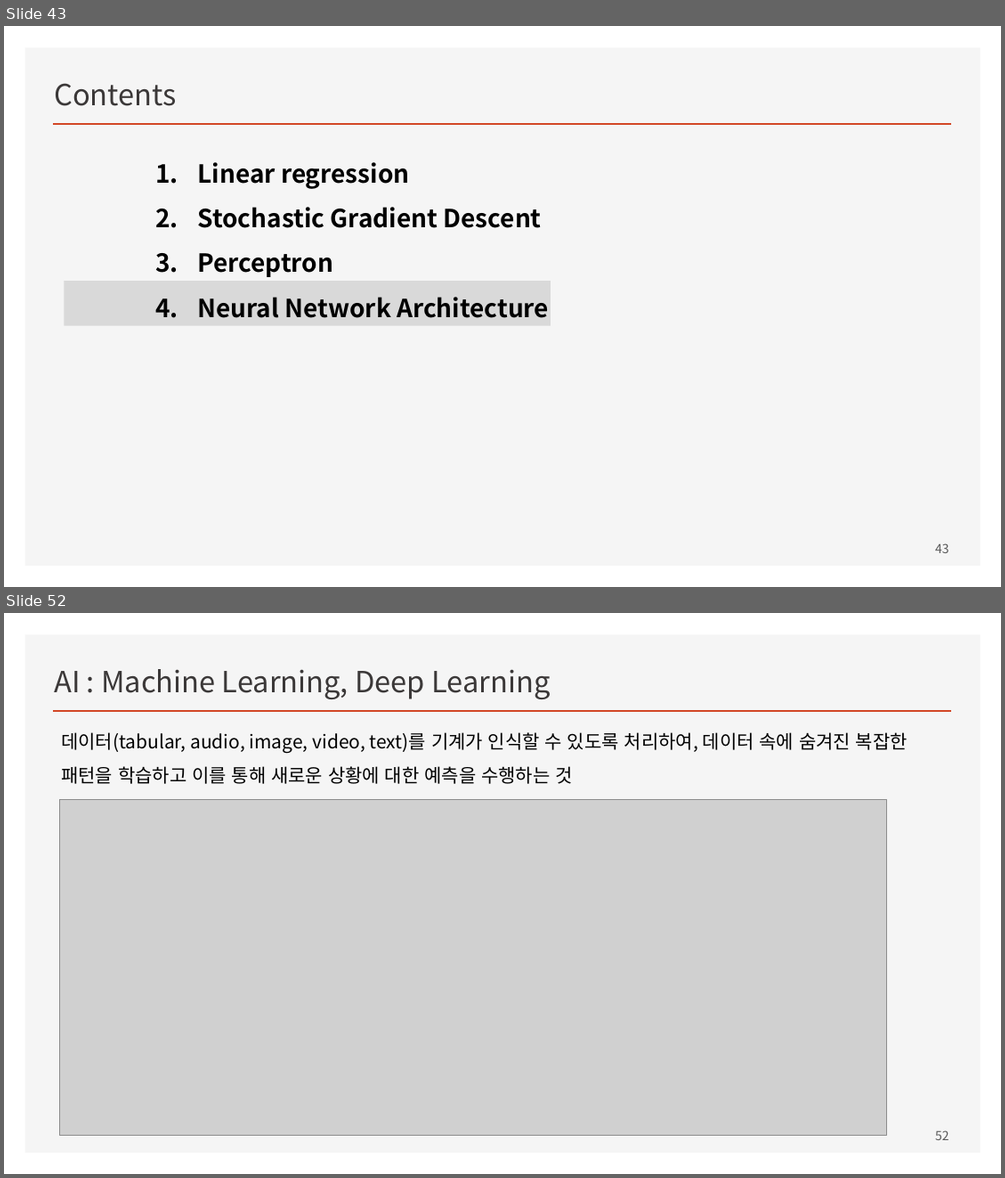
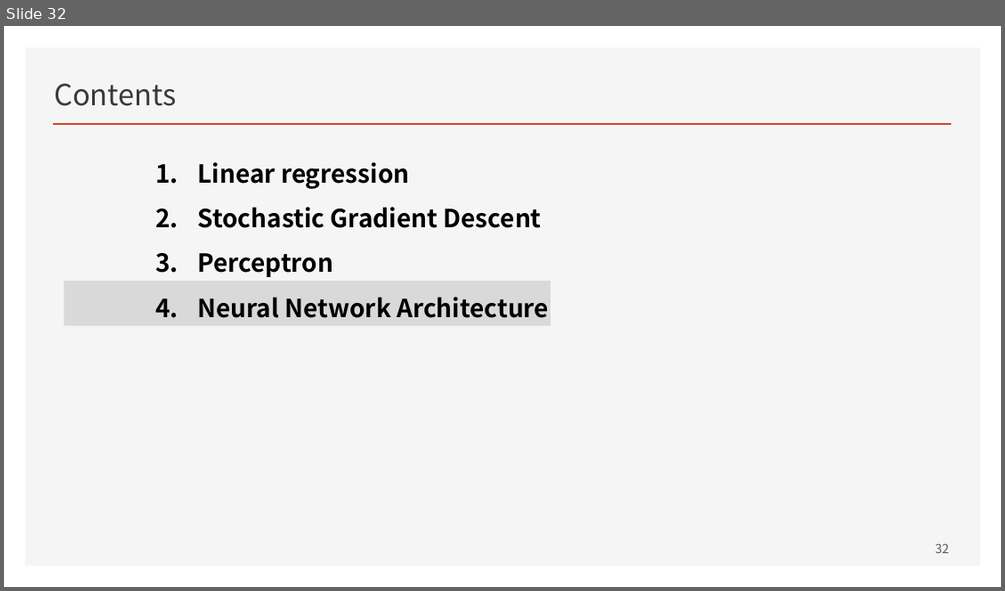
Before and after one commit to ancestor9/mathematics-for-machine-learning, a slide deck: w4_Perceptron_Regression.pptx. Shown one above the other, each under a label of ours: slides 43 and 52 before the commit, slide 32 after it; the slides between them are not shown. The pictures are 1005x1178 and 1005x591 pixels, drawn with LibreOffice and Linux fonts; fonts in the diff are those of the drawing; grey boxes stand for pictures. Boxes give left, top, right and bottom in pixels: in the first picture for what was removed or moved away, otherwise in the second. Text is boxed around its words. In the diff, an @@ line names an element or a change of style, - is before the commit and + after.

```diff
--- a/w4_Perceptron_Regression.pptx
+++ b/w4_Perceptron_Regression.pptx
@@ slide 52 removed at (4, 613, 1001, 1174), background #FFFFFF; not listed: 2 template elements that a slide beside it also shows @@
@@ title removed at (54, 669, 550, 699) @@
-AI : Machine Learning, Deep Learning
@@ text removed at (61, 732, 907, 784) @@
-데이터(tabular, audio, image, video, text)를 기계가 인식할 수 있도록 처리하여, 데이터 속에 숨겨진 복잡한 패턴을 학습하고 이를 통해 새로운 상황에 대한 예측을 수행하는 것
@@ picture removed at (60, 799, 886, 1135) @@
@@ page number removed at (935, 1130, 949, 1140) @@
-52
@@ what was slide 43 is now slide 32 @@
@@ page number at (935, 543, 949, 553): text changed @@
-43
+32
```
Also in this commit, not shown: 14 slides changed, 2 slides added, 21 other slides removed.
